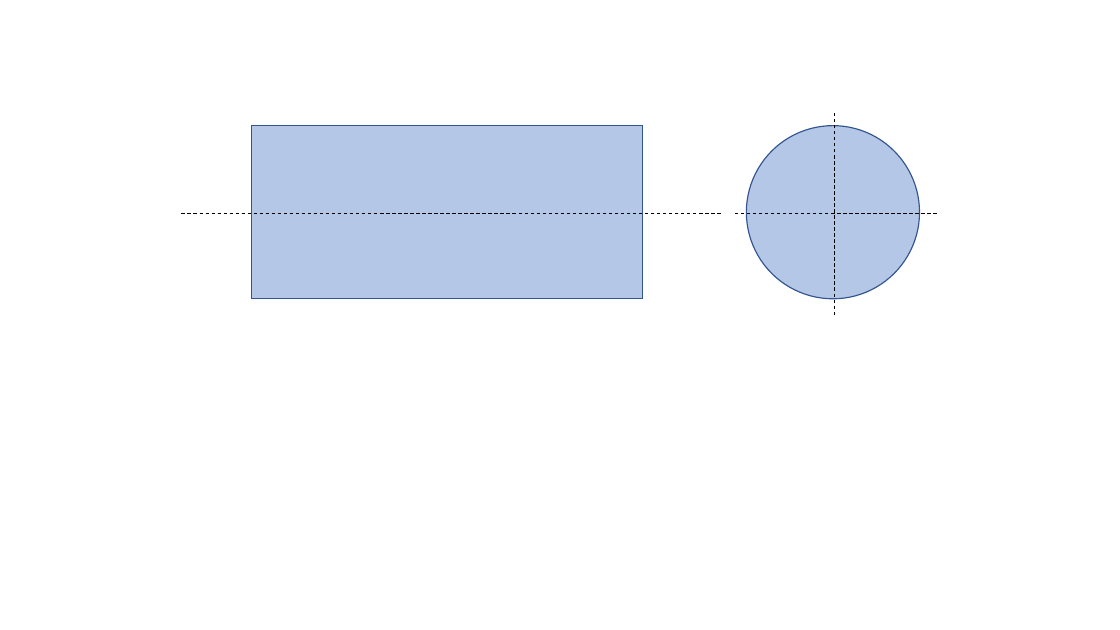
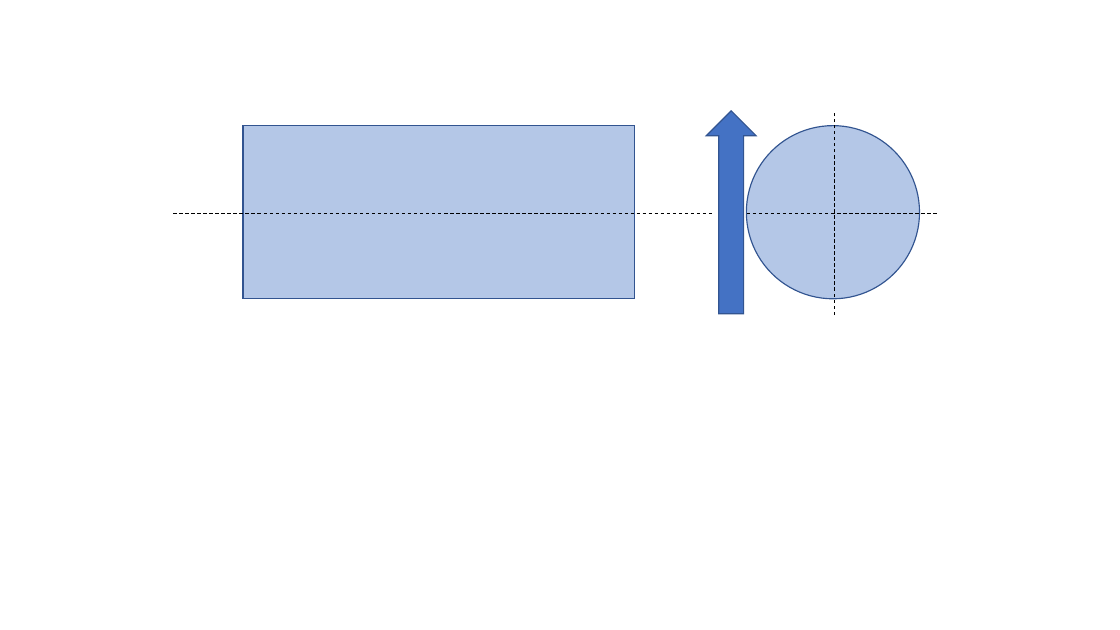
Before and after one commit to Katzenfuetterungsanlage/fuettr_prototype, a slide deck: slide 1 of Mechanical/Schemenskizzen/Powerpoint/Walze.pptx. Drawn at 1120x630 pixels with LibreOffice and Linux fonts; fonts in the diff are those of the drawing. Boxes give left, top, right and bottom in pixels: in the first picture for what was removed or moved away, otherwise in the second. Text is boxed around its words. In the diff, an @@ line names an element or a change of style, - is before the commit and + after.

```diff
--- a/Mechanical/Schemenskizzen/Powerpoint/Walze.pptx
+++ b/Mechanical/Schemenskizzen/Powerpoint/Walze.pptx
@@ up arrow added at bbox=[707, 111, 756, 314], fill #4472C4, outline #325491 1 pt @@
@@ rectangle: place and size @@
-rectangle at bbox=[251, 126, 643, 299]
+rectangle at bbox=[243, 126, 634, 299]
@@ line moved from (181, 213) - (723, 213) to (173, 213) - (715, 213) @@
```
Also in this commit, not shown: 29 other files.
